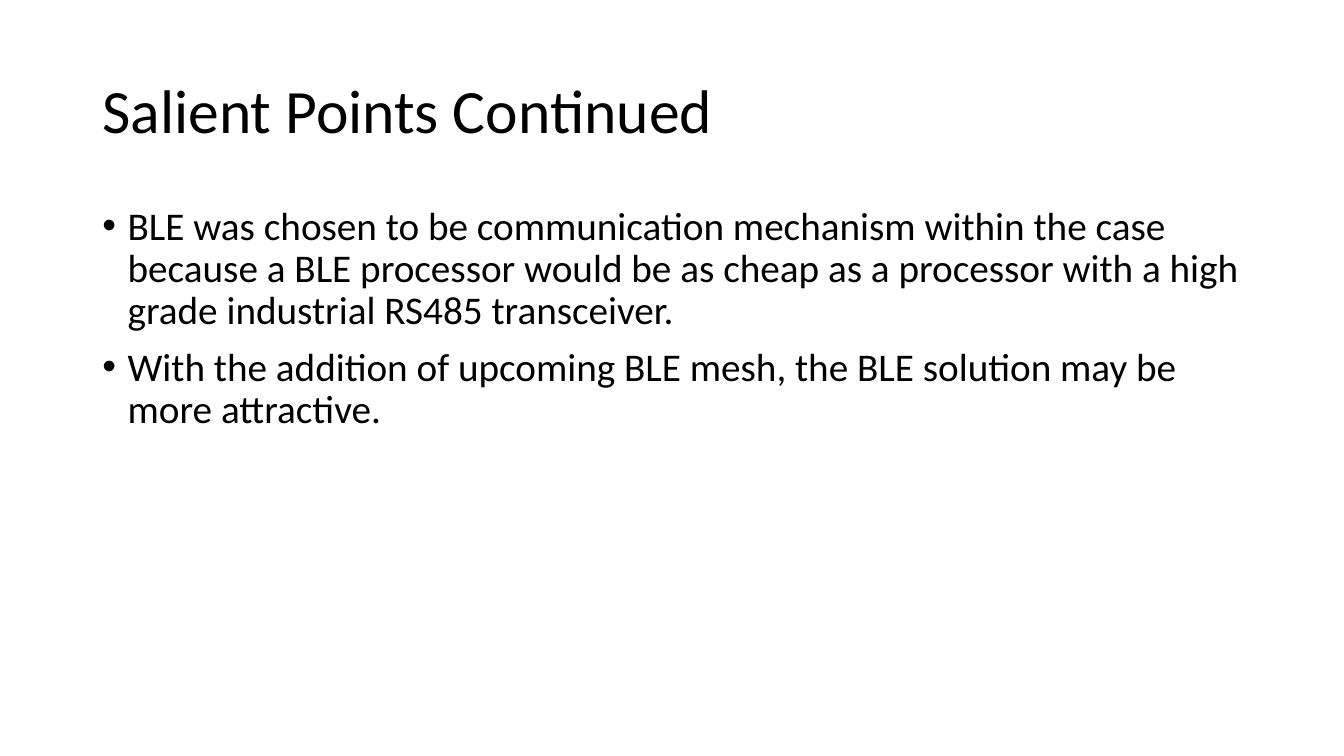
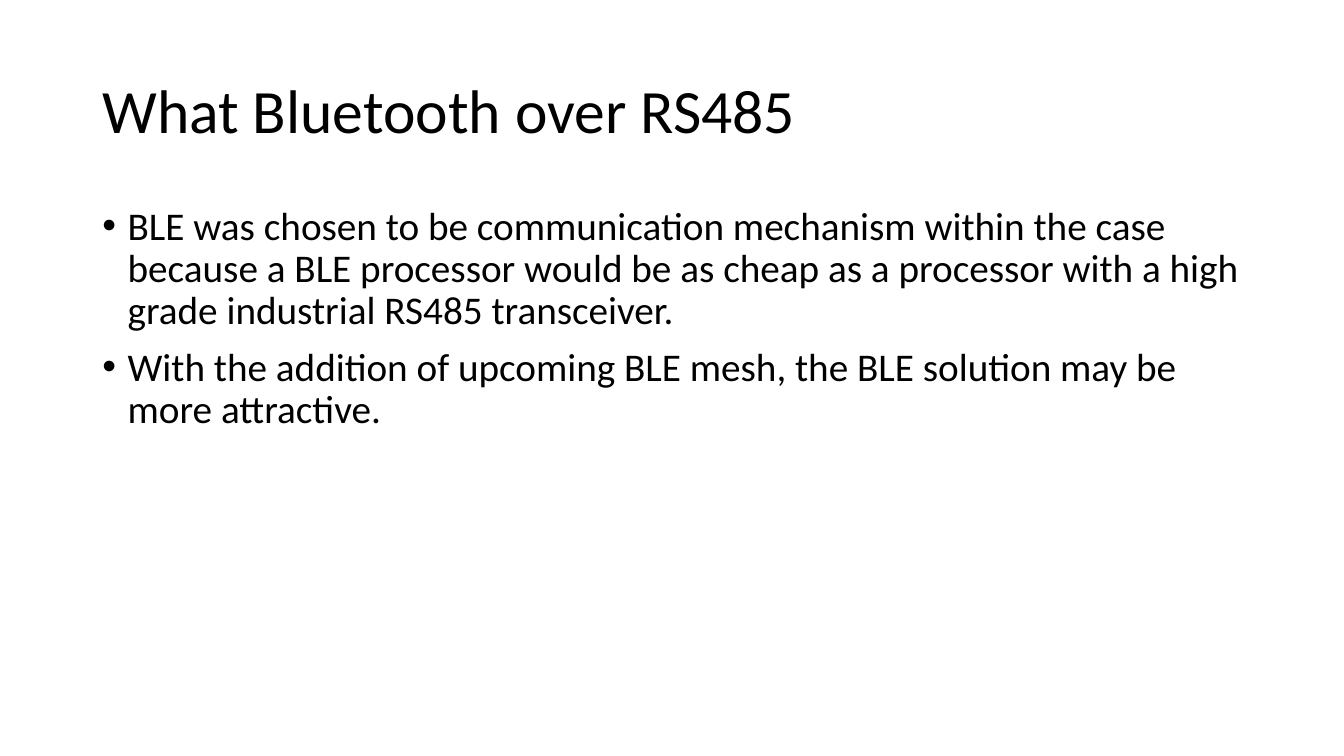
Before and after one commit to NanoDataCenter/nano_data_center, a slide deck: slide 10 of presentations/session_4/vending_machine_design/Vending Machine Hardware Design.pptx. Drawn at 1344x756 pixels with LibreOffice and Linux fonts; fonts in the diff are those of the drawing. Boxes give left, top, right and bottom in pixels: in the first picture for what was removed or moved away, otherwise in the second. Text is boxed around its words. In the diff, an @@ line names an element or a change of style, - is before the commit and + after.

```diff
--- a/presentations/session_4/vending_machine_design/Vending Machine Hardware Design.pptx
+++ b/presentations/session_4/vending_machine_design/Vending Machine Hardware Design.pptx
@@ title at (102,90,794,134): text changed @@
-Salient Points Continued
+What Bluetooth over RS485
```
Also in this commit, not shown: 6 other slides changed, 1 slide added.
